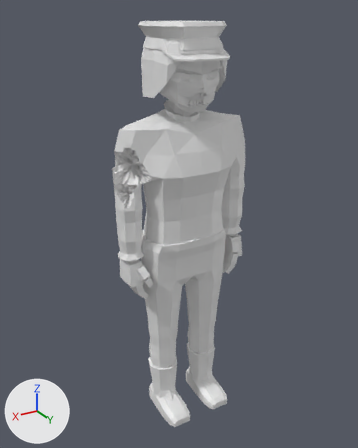
Before and after pictures for a commit that changed the glTF model assets/models/zombie_cop_f_b5.glb.
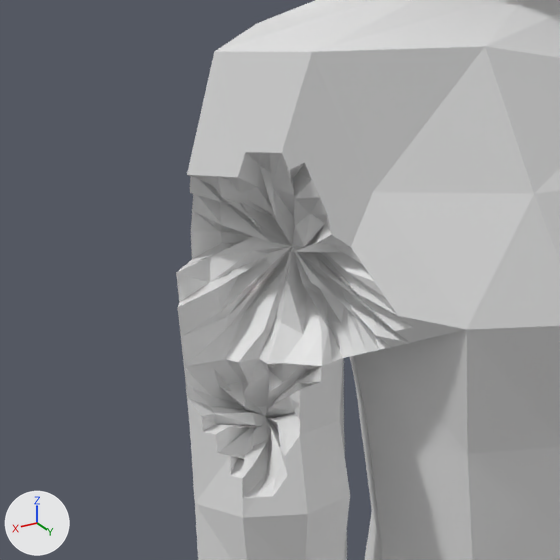
There are two pictures of each version: one whole from a 50 mm lens placed at (1.148, 1.875, 1.975), pointed at (0.01, -0.021, 1.027), one close up on the part from 23% to 50% of the width and 27% to 49% of the height. The lights are fixed; the arrows at lower left show +X, +Y and +Z. The last two pictures show the newer version. Vertices at exactly the same position are counted once.

Names of what the first close-up shows: 'zombie_cop_f_b5'.
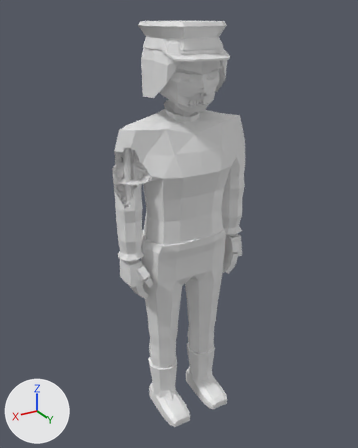
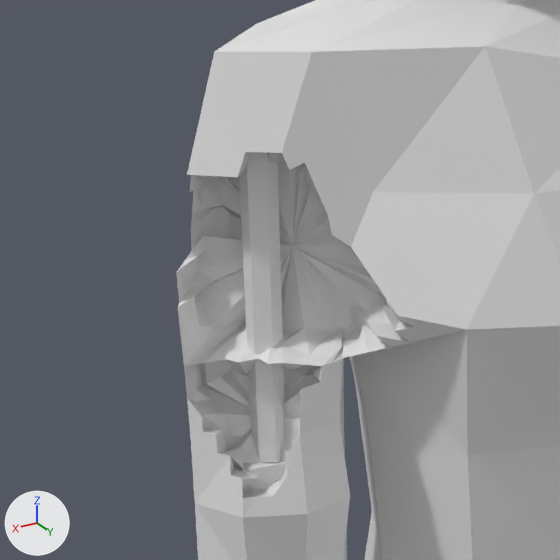
What changed in the scene script:
```text
Change me_zombie_cop_f_b5:
    used by ob_zombie_cop_f_b5; location = (0.0, 0.0, 0.0)
    remove me_zombie_cop_f_b5.from_pydata(...)  # 1896 vertices, 3650 faces; spans x -0.35..0.35, y -0.19..0.22, z 0.0..1.94
    add me_zombie_cop_f_b5.from_pydata(...)  # 1930 vertices, 3706 faces; spans x -0.35..0.35, y -0.19..0.22, z 0.0..1.94
    me_zombie_cop_f_b5 part 1: a new loose piece, a box spanning x 0.248..0.316, y -0.022..0.014, z 1.172..1.204
    me_zombie_cop_f_b5 part 2
    6 vertices are removed from x 0.23..0.33, y -0.03..0.03, z 1.24..1.42
    56 faces are deleted
    6 vertices in x 0.23..0.3, y 0.0..0.04, z 1.2..1.31 move by (-0.01, 0.0, -0.01)
    4 vertices in x 0.3..0.32, y -0.04..0.0, z 1.26..1.38 move by (0.01, -0.01, 0.0)
    4 vertices in x 0.25..0.28, y 0.02..0.03, z 1.25..1.28 move by (-0.01, 0.01, 0.01)
    3 vertices in x 0.22..0.28, y 0.02..0.06, z 1.24..1.33 move by (-0.02, 0.01, -0.01)
    3 vertices in x 0.23..0.25, y 0.01..0.03, z 1.31..1.33 move by (-0.01, 0.01, -0.02)
    3 vertices in x 0.27..0.32, y 0.01..0.03, z 1.2..1.31 move by (0.0, 0.0, -0.01)
    128 vertices move from x 0.23..0.33, y -0.03..0.06, z 1.2..1.44 to x 0.19..0.33, y -0.06..0.07, z 1.18..1.45
    18 vertices are added at x 0.2..0.34, y -0.03..0.06, z 1.2..1.47
    76 new faces join them
    other edits to the shape of me_zombie_cop_f_b5 do not show in these pictures
```

Pixel boxes (x1, y1, x2, y2) of what changed, in the close-ups (560 x 560 px; the box of a moved part takes in the faces that stretch with it):
part 1 of me_zombie_cop_f_b5, added: after (243, 461, 285, 492)
part 2 of me_zombie_cop_f_b5, moved or reshaped: (176, 152, 413, 498) in both
